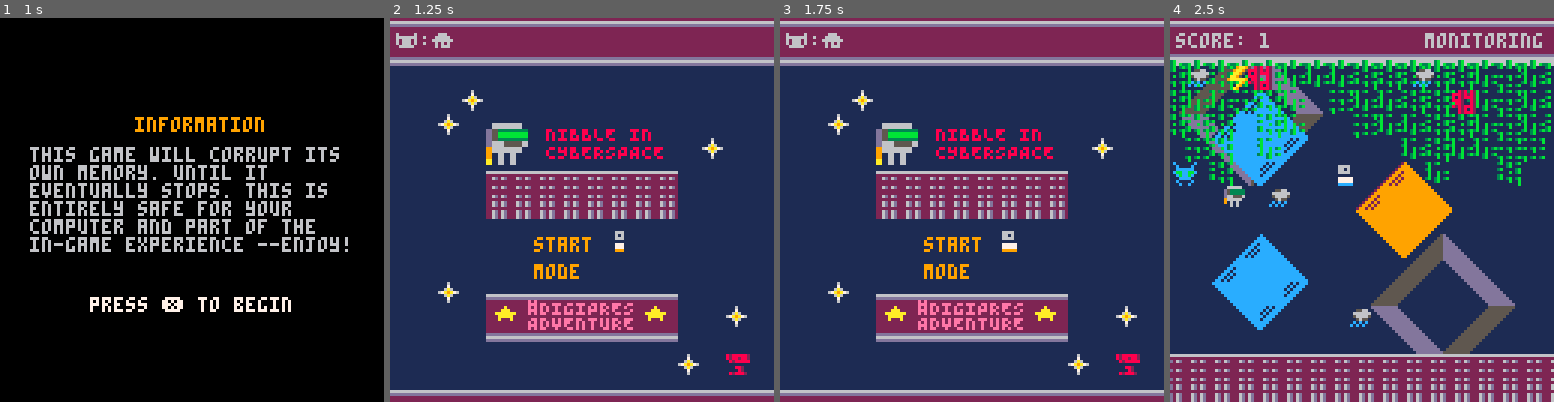
Above: before the commit, frames 1-4 (left to right).
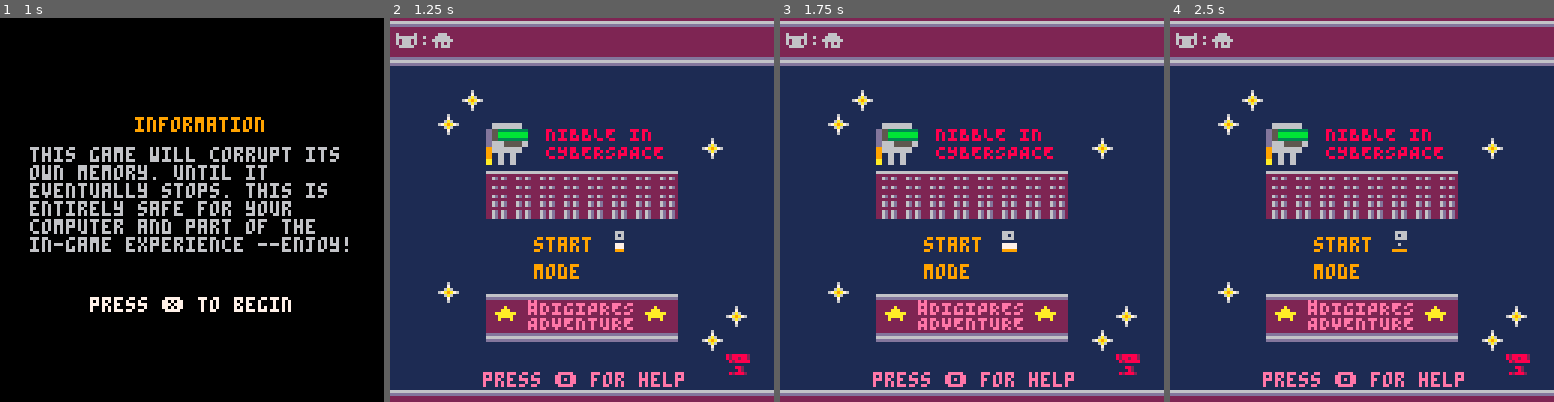
Above: after the commit, the same moments.

Repository: ross-spencer/nibble
Game: PICO-8 cartridge src/nibble.p8
Two runs of this game, one before a commit and one after it. Both use one fixed random seed, a clock stepped at 60 frames per second and the inputs below.
Inputs:
- Up to frame 1 (1 s): tap X (X key) at 0.33 s; tap O (Z key) at 0.7 s
- Up to frame 2 (1.25 s): tap X (X key) at 1.07 s
- Up to frame 3 (1.75 s): hold Right from 1.6 s (still down); tap O (Z key) at 1.7 s
- Up to frame 4 (2.5 s): tap X (X key) at 1.85 s; release Right at 2.1 s; tap O (Z key) at 2.1 s; hold Up 2.15-2.42 s; hold Right from 2.47 s (still down)

Frame 1 is identical in both runs. In frame 2, 1.1% of the frame differs, in the area x 24-87%, y 81-97%; in frame 3, 1.1%; in frame 4, 49%, in the area x 0-100%, y 3-100%.

Commit message:
Add guide for players

Diff:
--- a/src/nibble.p8
+++ b/src/nibble.p8
@@ -125,6 +125,8 @@
 splash=true
 warning=true
 info_=true
+help_=false
+splash_music=true
 
 -- nibble
 selector={
@@ -196,10 +198,12 @@
 		selector.ypos += 10
 	end
 	if (btnp(5) and selector.ypos == selector.ystart) then
-		splash=false
-  --set the music on here
-		music_on=true
-		music(track)
+  if not help_ then
+		 splash=false
+   --set the music on here
+		 music_on=true
+		 music(track)
+		end
 	end
 	if (btnp(5) and selector.ypos != selector.ystart) then
 	 _set_mode_x()
@@ -243,10 +247,54 @@
 		print("press ❎ to begin", 30,93, 7)
  	return
  end
+ if help_ then
+  cls(1)
+  --dashboard
+  map(80,0,0,0,127,127)
+  print("웃 guide 웃",43,6,6)
+  --…∧░➡️⧗▤⬆️☉🅾️◆
+ -- █★⬇️✽●♥웃⌂⬅️
+  --▥❎🐱ˇ▒♪😐
+  --hack to patch map parts
+  rectfill(101,40,109,48,1)
+  rectfill(111,110,119,120,1)
+		print("press 🅾️ to return", 26, 118, 14)
+
+  print("characters",45,25,6)
+  print("ˇ",61,33,6)
+
+  print("good #digipres",5,41,3)
+  spr(5,10,49)
+  spr(6,22,49)
+  spr(12,34,49)
+  spr(37,46,49)
+
+  print("bad #digipres",70,41,2)
+  spr(36,68,49)
+  spr(38,80,49)
+  spr(31,92,49)
+  spr(32,104,49)
+  spr(33,116,49)
+
+	 print("modes",54,65,6)
+	 print("ˇ",61,72,6)
+	 print("⌂ pixel destroy",30,80,9)
+	 print("✽ line  destroy",30,88,10)
+	 print("☉ chaos destroy",30,96,7)
+	 print("😐 block destroy",30,104,13)
+
+  if btnp(4) then
+   help_=false
+  end
+  return
+ end
 
 	cls(1)
 	--todo configure a music track
-
+ if splash_music then
+		music(3)
+		splash_music=false
+	end
  --dashboard
  map(80,0,0,0,127,127)
  print("\130:" .. mode, 2,5,6)
@@ -267,6 +315,10 @@
 	spr(selector.sprite,
 	    selector.xpos,
 	    selector.ypos)
+	print("press 🅾️ for help", 31, 118, 14)
+ if btnp(4) then
+  help_=true
+ end
 end
 -->8
 --characters
@@ -870,14 +922,14 @@
 0000a9000c0c0c000b0bb0b32222222201cccc10555555000a0000a017777710017771000117100011161110011710000177710017777710dd55333333333300
 000a9000c0c0c000b3b30b3b222222220c1001c05aaa5500a909a09a17777710017771000117100011111110011710000177710017777710dd66665555556600
 00a9000000000000b3b30b3b2222222200c11c00555555000000a00019999910019991000119100019999910011910000199910019999910dd66665555556600
-222222226666666600000000828888820006000006666600066666007acbe8d5111111111111111111111111111111111111111170c0e0d09966666666660000
-22222222dddddddd000000008288288200070000d5999990d5aaaaa07acbe8d511111111111111111111111111111111111111110a0b08059966666666660000
-22222222222222220000000018288888006a6000d5999990d5aaaaa07acbe8d511111111111111111111111111111111111111117acbe8d59900660066000000
-2222222222222222000000001111111167a9a760d6655560d66555607acbe8d5181818181c1c1c1c171717171a1a1a1a1919191970c0e0d09900660066000000
-22222222222222226666666611188211006a6000b6666600b66666007acbe8d581818181c1c1c1c171717171a1a1a1a1919191910a0b0805aa00660066000000
-dddddddd22222222dddddddd1111821100070000b0606000b06060007acbe8d511111111111111111111111111111111111111117acbe8d5aa00660066000000
-666666662222222222222222182888210006000000606000006060007acbe8d511111111111111111111111111111111111111110a0b08050000110011000000
-dddddddd2222222222222222111111110000000000101000001010007acbe8d5111111111111111111111111111111111111111170c0e0d00000110011000000
+222222226666666600000000828888820006000006666600066666007acbe8d57acbe8d57acbe8d57acbe8d5707077070d0e0c0770c0e0d09966666666660000
+22222222dddddddd000000008288288200070000d5999990d5aaaaa07acbe8d57acbe8d57acbe8d57acbe8d50aaa0aa05080b0a00a0b08059966666666660000
+22222222222222220000000008288888006a6000d5999990d5aaaaa07acbe8d57acbe8d57acbe8d57acbe8d5c0c0cc0c5d8ebca77acbe8d59900660066000000
+2222222222222222000000000000000067a9a760d6655560d66555607acbe8d57acbe8d57acbe8d57acbe8d50bbb0bb05080b0a070c0e0d09900660066000000
+22222222222222226666666600088200006a6000b6666600b66666007acbe8d57acbe8d57acbe8d57acbe8d5e0e0ee0e0d0e0c070a0b0805aa00660066000000
+dddddddd22222222dddddddd0000820000070000b0606000b06060007acbe8d57acbe8d57acbe8d57acbe8d5088808805d8ebca77acbe8d5aa00660066000000
+666666662222222222222222082888200006000000606000006060007acbe8d57acbe8d57acbe8d57acbe8d5d0d0dd0d5080b0a00a0b08050000110011000000
+dddddddd2222222222222222000000000000000000101000001010007acbe8d57acbe8d57acbe8d57acbe8d5055505500d0e0c0770c0e0d00000110011000000
 
 
 
@@ -1022,8 +1074,8 @@
 000000000000000000000000000000000000000d11110e00000000000000000000000000000000000000171a191800000000000000000000000000000000000000000000000000000000000000000000000000000000000000000000000000000000000000000000000000000000000000000000000000000000000000000000
 000000000000000000000000000000000000001011110f000000000000000000000000000000000000171a00001918000000000000000000000000000000000000000000000000000000000000000000000034000000000000000000000000000000000000000000000000000000000000000000000000000000000000000000
 0000000000000000000000000000000000000000100f0000000000000000000000000000000000000019180000171a000000000000000000000000000000000000000000000000000000000000000000000000000000000000000000000034000000000000000000000000000000000000000000000000000000000000000000
-0000000000000000000000000000000000000000000000000000000000000000000000000000000000001918171a00000000000000000000000000000000000000000000000000000000000000000000000000000000000000000000000000000000000000000000000000000000000000000000000000000000000000000000
-09090909090909090909090909090909000000000000000000000000000000000000000000000000000000191a0000000000000000000000000000000000000000000000000000000000000000000000000000000000000000000000340033000000000000000000000000000000000000000000000000000000000000000000
+0000000000000000000000000000000000000000000000000000000000000000000000000000000000001918171a00000000000000000000000000000000000000000000000000000000000000000000000000000000000000000000003400000000000000000000000000000000000000000000000000000000000000000000
+09090909090909090909090909090909000000000000000000000000000000000000000000000000000000191a0000000000000000000000000000000000000000000000000000000000000000000000000000000000000000000000000033000000000000000000000000000000000000000000000000000000000000000000
 0a0a0a0a0a0a0a0a0a0a0a0a0a0a0a0a00000000000000000000000000000000000000000000000000000000000000000000000000000000000000000000000000000000000000000000000000000000323232323232323232323232323232320000000000000000000000000000000000000000000000000000000000000000
 
 
Not shown, changed: the music (__music__) section of src/nibble.p8
Not shown, changed: the sound effects (__sfx__) section of src/nibble.p8
Not shown, changed: nibble.js
Not shown, changed: nibble.p8.png
